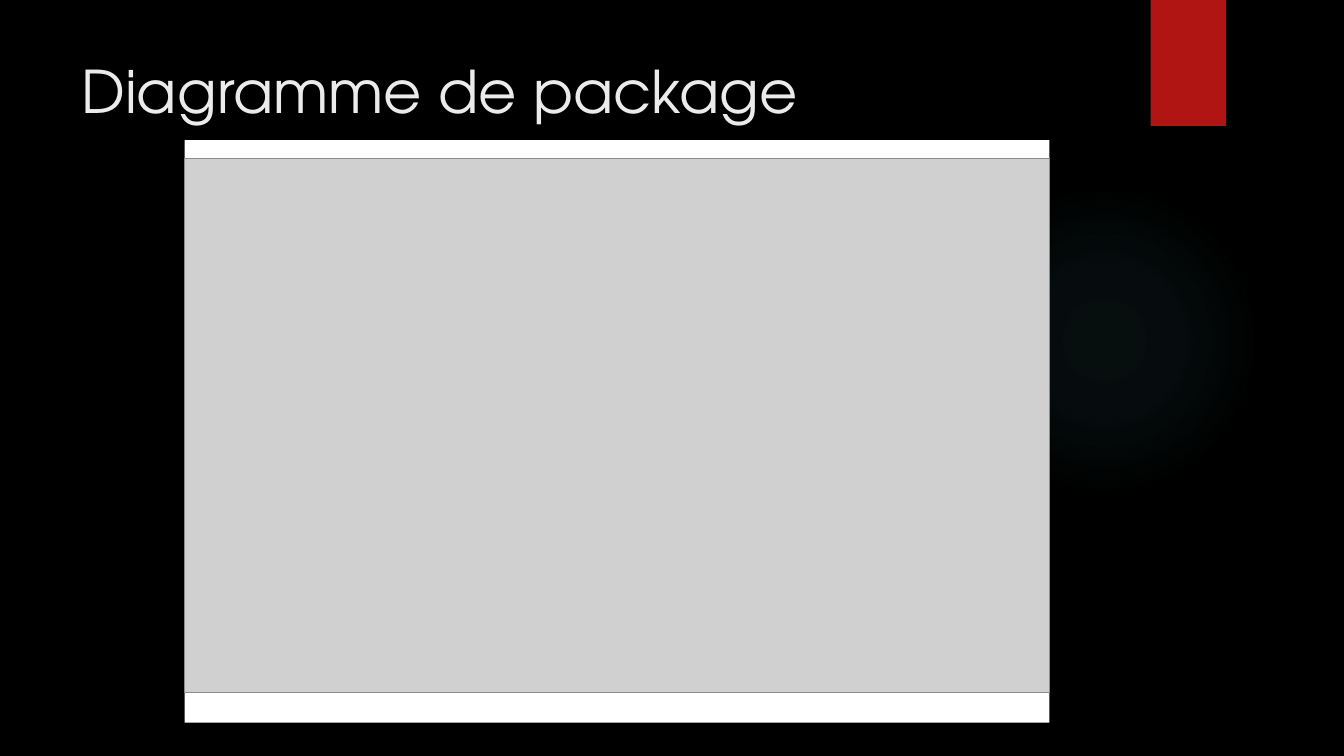
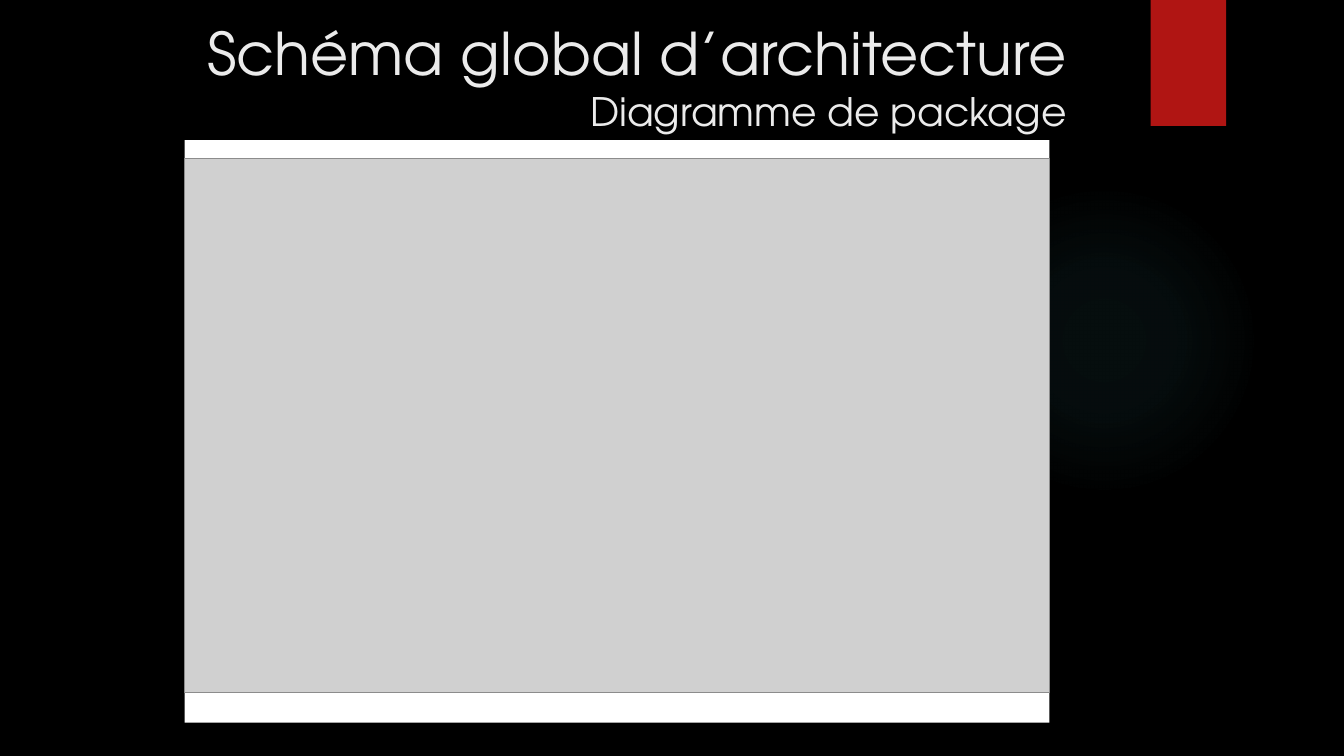
Before and after one commit to delattr/oc-pizza, a slide deck: slide 14 of OC PIZZA presentation.pptx (slide 11 before the commit). Drawn at 1344x756 pixels with LibreOffice and Linux fonts; fonts in the diff are those of the drawing; grey boxes stand for pictures; background and template pictures are left out. Boxes give left, top, right and bottom in pixels: in the first picture for what was removed or moved away, otherwise in the second. Text is boxed around its words. In the diff, an @@ line names an element or a change of style, - is before the commit and + after.

```diff
--- a/OC PIZZA presentation.pptx
+++ b/OC PIZZA presentation.pptx
@@ title at (207, 30, 1067, 144): text changed @@
-Diagramme de package
+Schéma global d’architecture
+Diagramme de package
```
Also in this commit, not shown: 9 other slides changed, 3 slides added.
